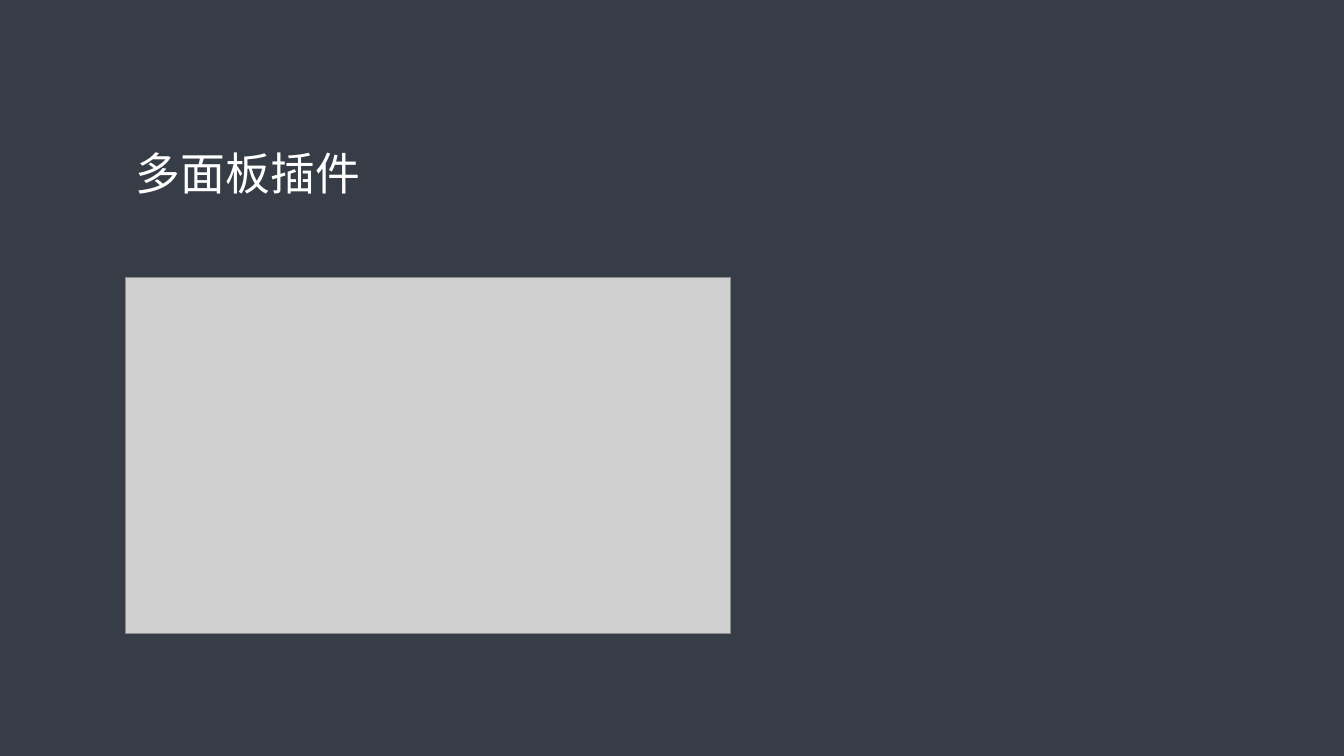
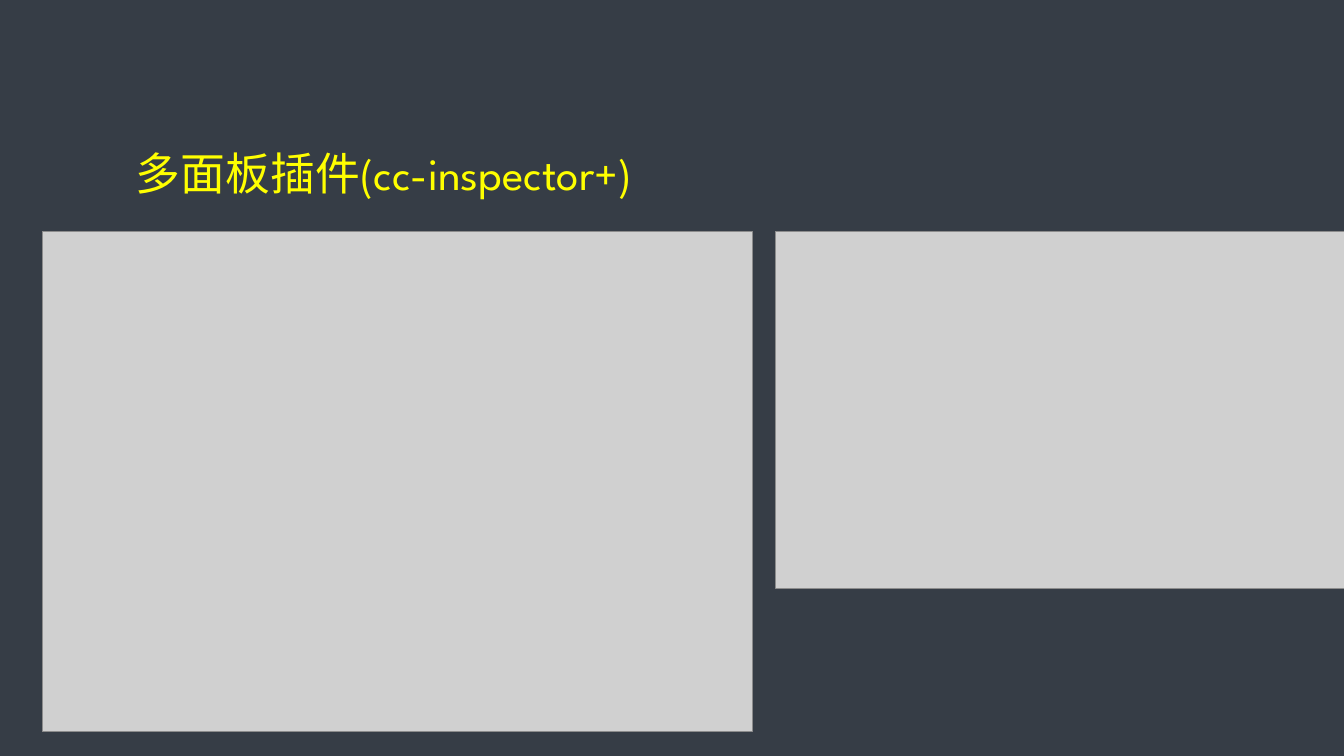
Before and after one commit to tidys/cc-plugin-train, a slide deck: slide 17 of 插件课程文档/插件网络课程.pptx (slide 19 before the commit). Drawn at 1344x756 pixels with LibreOffice and Linux fonts; fonts in the diff are those of the drawing; grey boxes stand for pictures. Boxes give left, top, right and bottom in pixels: in the first picture for what was removed or moved away, otherwise in the second. Text is boxed around its words. In the diff, an @@ line names an element or a change of style, - is before the commit and + after.

```diff
--- a/插件课程文档/插件网络课程.pptx
+++ b/插件课程文档/插件网络课程.pptx
@@ title at <box>136,152,632,200</box>: text changed; text colour gradient #FFFFFF to #A6A6A6 to #FFFF00 @@
-多面板插件
+多面板插件(cc-inspector+)
@@ picture added at <box>42,232,752,732</box> @@
@@ picture: place and size @@
-picture at <box>126,277,731,634</box>
+picture at <box>776,232,1344,589</box>
```
Also in this commit, not shown: 1 other slide changed, 8 slides added, 2 slides removed, 12 other files.
